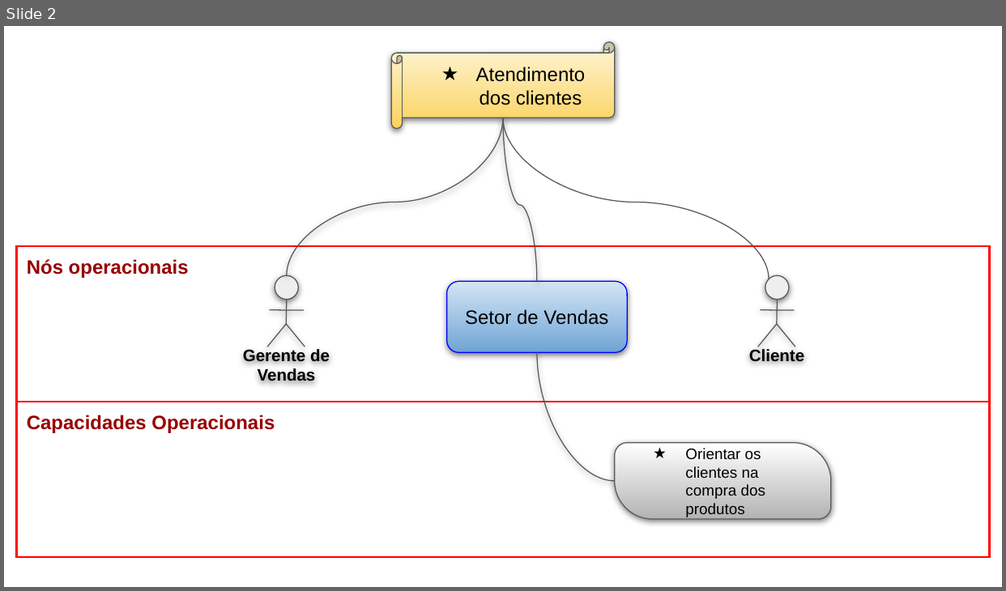
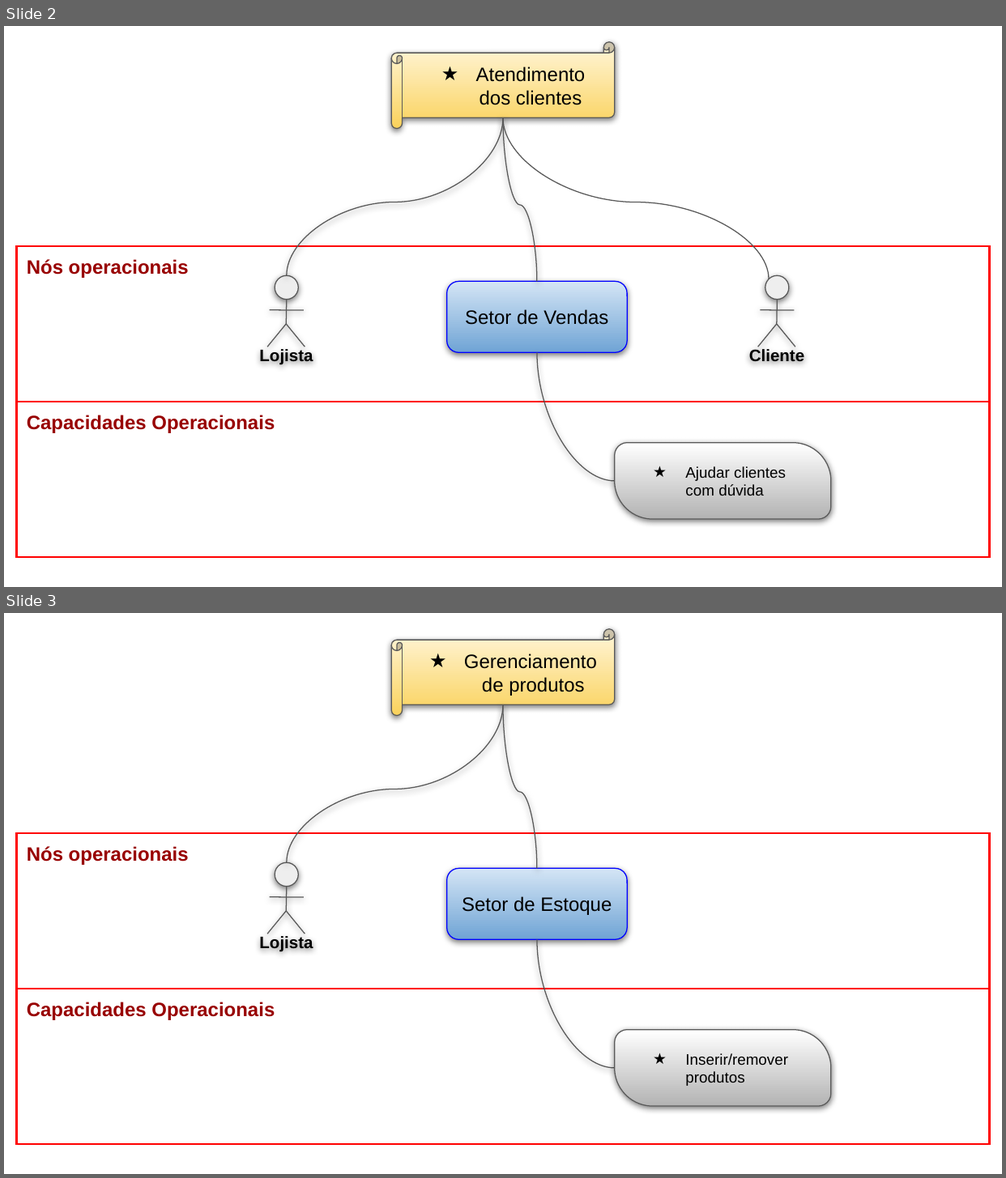
Before and after one commit to Andre-Narciso/ES-AC01, a slide deck: 15. Arquitetura de Negócio para cada Cenário.pptx. Shown one above the other, each under a label of ours: slide 2 before the commit, slides 2 and 3 after it. The pictures are 1006x591 and 1006x1178 pixels, drawn with LibreOffice and Linux fonts; fonts in the diff are those of the drawing. Boxes give left, top, right and bottom in pixels: in the first picture for what was removed or moved away, otherwise in the second. Text is boxed around its words. In the diff, an @@ line names an element or a change of style, - is before the commit and + after.

```diff
--- a/15. Arquitetura de Negócio para cada Cenário.pptx
+++ b/15. Arquitetura de Negócio para cada Cenário.pptx
@@ slide 3 added at <box>4,613,1002,1174</box>, background #FFFFFF @@
@@ horizontal scroll added at <box>391,629,615,716</box>, fill gradient #FFF6DB to #FAD25C, outline #595959 0.75 pt, 14 pt, text #000000 @@
+★ Gerenciamento de produtos
@@ curved line added from (287, 862) to (503, 705), #595959 0.75 pt @@
@@ curved line added from (503, 705) to (537, 868), #595959 0.75 pt @@
@@ table added at <box>17,833,990,1161</box>, 2 rows, 1 columns @@
+Nós operacionais
+Capacidades Operacionais
@@ rounded rectangle added at <box>447,868,628,939</box>, fill gradient #D4E5F5 to #70A4D5, outline #0000FF 0.75 pt, 14 pt, text #000000 @@
+Setor de Estoque
@@ group added at <box>259,862,313,952</box>: 4 lines, 1 ellipse, 1 text @@
+Lojista
@@ curved line added from (537, 939) to (615, 1068), #595959 0.75 pt @@
@@ round diag rect added at <box>615,1030,831,1107</box>, fill gradient #FFFFFF to #B3B3B3, outline #595959 0.75 pt, 11 pt, text #000000 @@
+★ Inserir/remover produtos
@@ slide 2 changed as well @@
@@ text at <box>259,348,313,365</box>: text changed @@
-Gerente de Vendas
+Lojista
@@ text in round diag rect at <box>685,467,786,496</box>: text changed @@
-★ Orientar os clientes na compra dos produtos
+★ Ajudar clientes com dúvida
```
Also in this commit, not shown: 4 other slides changed, 5 other files.
